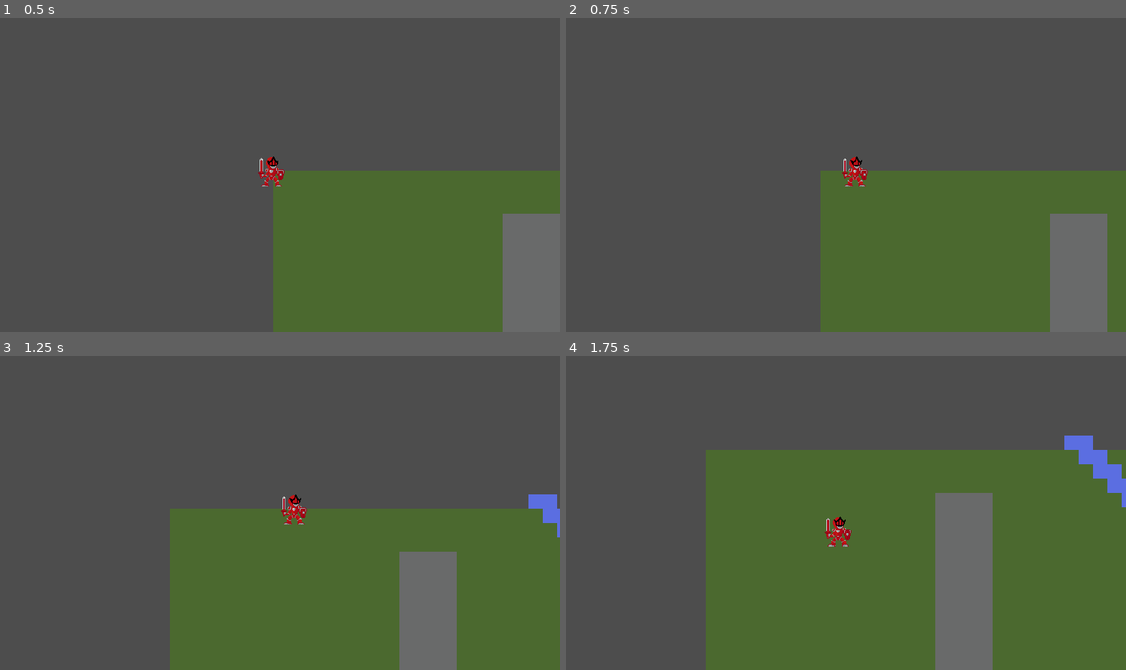
Above: before the commit, frames 1-4 (two rows, left to right).
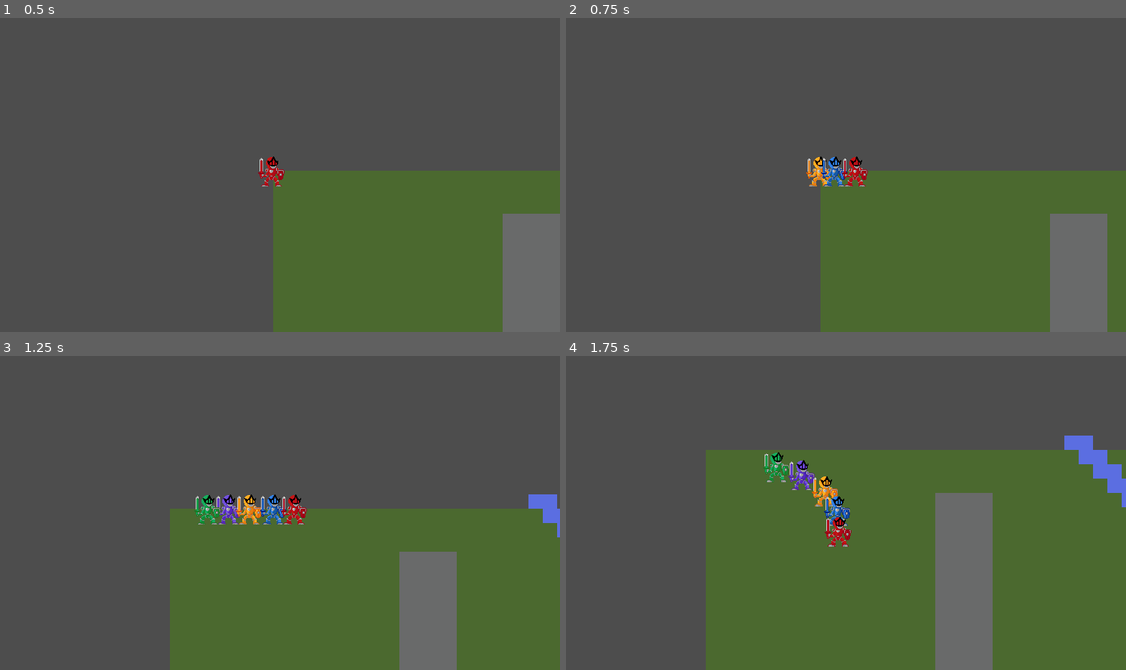
Above: after the commit, the same moments.

Repository: Forgotten-Link/starfall
Game: Godot game, scene res://scenes/main.tscn
Two runs of this game, one before a commit and one after it. Both use one fixed random seed, a clock stepped at 60 frames per second and the inputs below.
Inputs:
- Up to frame 1 (0.5 s): no input
- Up to frame 2 (0.75 s): tap Enter at 0.5 s; hold D (move_right) from 0.53 s (still down)
- Up to frame 3 (1.25 s): keep holding D (move_right)
- Up to frame 4 (1.75 s): release D (move_right) at 1.28 s; hold S (move_down) from 1.28 s (still down)

Frame 1 is identical in both runs. In frame 2, 0.4% of the frame differs, in the area x 42-51%, y 44-54%; in frame 3, 0.9%; in frame 4, 1.0%, in the area x 35-51%, y 30-55%.

Commit message:
world movement

Diff:
--- a/scenes/blue.tscn
+++ b/scenes/blue.tscn
@@ -1,7 +1,7 @@
 [gd_scene load_steps=5 format=3 uid="uid://dm1atun3cxa8c"]
 
 [ext_resource type="Texture2D" uid="uid://8kmrle66akdl" path="res://art/characters/RgbRangerSheet.png" id="1_ak45y"]
-[ext_resource type="Script" path="res://scripts/blue.gd" id="1_wkh0i"]
+[ext_resource type="Script" path="res://scripts/follower.gd" id="1_n7omp"]
 
 [sub_resource type="AtlasTexture" id="AtlasTexture_ois65"]
 atlas = ExtResource("1_ak45y")
@@ -19,9 +19,9 @@
 }]
 
 [node name="blue" type="Area2D"]
-script = ExtResource("1_wkh0i")
+script = ExtResource("1_n7omp")
 metadata/_edit_group_ = true
 
 [node name="AnimatedSprite2D" type="AnimatedSprite2D" parent="."]
-scale = Vector2(1.75, 1.75)
+scale = Vector2(1.5, 1.5)
 sprite_frames = SubResource("SpriteFrames_lgit5")
--- /dev/null
+++ b/scenes/green.tscn
@@ -0,0 +1,26 @@
+[gd_scene load_steps=5 format=3 uid="uid://c7cu10sgk24b3"]
+
+[ext_resource type="Script" path="res://scripts/follower.gd" id="1_e3que"]
+[ext_resource type="Texture2D" uid="uid://8kmrle66akdl" path="res://art/characters/RgbRangerSheet.png" id="2_rwdl6"]
+
+[sub_resource type="AtlasTexture" id="AtlasTexture_7v7vr"]
+atlas = ExtResource("2_rwdl6")
+region = Rect2(144, 0, 44, 48)
+
+[sub_resource type="SpriteFrames" id="SpriteFrames_0rlg2"]
+animations = [{
+"frames": [{
+"duration": 1.0,
+"texture": SubResource("AtlasTexture_7v7vr")
+}],
+"loop": true,
+"name": &"default",
+"speed": 5.0
+}]
+
+[node name="green" type="Area2D"]
+script = ExtResource("1_e3que")
+
+[node name="AnimatedSprite2D" type="AnimatedSprite2D" parent="."]
+scale = Vector2(1.5, 1.5)
+sprite_frames = SubResource("SpriteFrames_0rlg2")
--- a/scenes/main.tscn
+++ b/scenes/main.tscn
@@ -1,11 +1,51 @@
-[gd_scene load_steps=3 format=3 uid="uid://cljyw88uqyu2"]
+[gd_scene load_steps=8 format=3 uid="uid://cljyw88uqyu2"]
 
 [ext_resource type="PackedScene" uid="uid://bxisxyox167ch" path="res://scenes/red.tscn" id="1_258na"]
 [ext_resource type="PackedScene" uid="uid://cugskubsmhaqk" path="res://scenes/Town.tscn" id="2_bml06"]
+[ext_resource type="PackedScene" uid="uid://dm7noitp0ccrf" path="res://scenes/yellow.tscn" id="3_d2f0p"]
+[ext_resource type="PackedScene" uid="uid://dm1atun3cxa8c" path="res://scenes/blue.tscn" id="3_u78hk"]
+[ext_resource type="PackedScene" uid="uid://36w0rc2wrijx" path="res://scenes/purple.tscn" id="4_067sl"]
+[ext_resource type="PackedScene" uid="uid://c7cu10sgk24b3" path="res://scenes/green.tscn" id="5_qrs6q"]
+[ext_resource type="AudioStream" uid="uid://8bhm5cfu22t5" path="res://music/retro forest.mp3" id="7_tlsmo"]
 
 [node name="Main" type="Node"]
 
 [node name="Red" parent="." instance=ExtResource("1_258na")]
+z_index = 5
+
+[node name="blue" parent="." node_paths=PackedStringArray("target") instance=ExtResource("3_u78hk")]
+z_index = 4
+speed = 400
+target = NodePath("../Red")
+min_distance = 5
+timer = 1.25
+
+[node name="yellow" parent="." node_paths=PackedStringArray("target") instance=ExtResource("3_d2f0p")]
+z_index = 3
+speed = 400
+target = NodePath("../Red")
+default_min_distance = 100
+min_distance = 5
+timer = 1.25
+
+[node name="purple" parent="." node_paths=PackedStringArray("target") instance=ExtResource("4_067sl")]
+speed = 400
+target = NodePath("../Red")
+default_min_distance = 150
+min_distance = 5
+timer = 1.0
+
+[node name="green" parent="." node_paths=PackedStringArray("target") instance=ExtResource("5_qrs6q")]
+speed = 400
+target = NodePath("../Red")
+default_min_distance = 200
+min_distance = 5
+timer = 1.0
 
 [node name="Town" parent="." instance=ExtResource("2_bml06")]
 layer_0/z_index = -1
+
+[node name="AudioStreamPlayer" type="AudioStreamPlayer" parent="."]
+stream = ExtResource("7_tlsmo")
+volume_db = -25.0
+autoplay = true
--- /dev/null
+++ b/scenes/purple.tscn
@@ -0,0 +1,26 @@
+[gd_scene load_steps=5 format=3 uid="uid://36w0rc2wrijx"]
+
+[ext_resource type="Script" path="res://scripts/follower.gd" id="1_2eajh"]
+[ext_resource type="Texture2D" uid="uid://8kmrle66akdl" path="res://art/characters/RgbRangerSheet.png" id="2_gs6b0"]
+
+[sub_resource type="AtlasTexture" id="AtlasTexture_htfm2"]
+atlas = ExtResource("2_gs6b0")
+region = Rect2(192, 0, 44, 48)
+
+[sub_resource type="SpriteFrames" id="SpriteFrames_0rlg2"]
+animations = [{
+"frames": [{
+"duration": 1.0,
+"texture": SubResource("AtlasTexture_htfm2")
+}],
+"loop": true,
+"name": &"default",
+"speed": 5.0
+}]
+
+[node name="purple" type="Area2D"]
+script = ExtResource("1_2eajh")
+
+[node name="AnimatedSprite2D" type="AnimatedSprite2D" parent="."]
+scale = Vector2(1.5, 1.5)
+sprite_frames = SubResource("SpriteFrames_0rlg2")
--- /dev/null
+++ b/scenes/yellow.tscn
@@ -0,0 +1,27 @@
+[gd_scene load_steps=5 format=3 uid="uid://dm7noitp0ccrf"]
+
+[ext_resource type="Script" path="res://scripts/follower.gd" id="1_nr35g"]
+[ext_resource type="Texture2D" uid="uid://8kmrle66akdl" path="res://art/characters/RgbRangerSheet.png" id="1_oecak"]
+
+[sub_resource type="AtlasTexture" id="AtlasTexture_mbiw1"]
+atlas = ExtResource("1_oecak")
+region = Rect2(96, 0, 44, 48)
+
+[sub_resource type="SpriteFrames" id="SpriteFrames_0rlg2"]
+animations = [{
+"frames": [{
+"duration": 1.0,
+"texture": SubResource("AtlasTexture_mbiw1")
+}],
+"loop": true,
+"name": &"default",
+"speed": 5.0
+}]
+
+[node name="yellow" type="Area2D"]
+script = ExtResource("1_nr35g")
+metadata/_edit_group_ = true
+
+[node name="AnimatedSprite2D" type="AnimatedSprite2D" parent="."]
+scale = Vector2(1.5, 1.5)
+sprite_frames = SubResource("SpriteFrames_0rlg2")
--- a/scripts/Red.gd
+++ b/scripts/Red.gd
@@ -3,7 +3,9 @@
 signal hit
 
 @export var speed = 400 # How fast the player will move (pixels/sec).
-#var screen_size # Size of the game window.
+
+var previous_position: Vector2
+var time_standing_still = 0.0
 
 
 func _process(delta):
@@ -33,3 +35,9 @@
 		$AnimatedSprite2D.flip_h = velocity.x < 0
 	elif velocity.y != 0:
 		$AnimatedSprite2D.animation = "walk"
+
+	if global_position == previous_position:
+		time_standing_still += delta
+	else:
+		time_standing_still = 0.0
+	previous_position = global_position
--- a/scripts/blue.gd
+++ /dev/null
@@ -1,15 +0,0 @@
-extends Area2D
-
-
-extends KinematicBody2D  # or RigidBody2D, depending on your setup
-
-var speed = 100  # adjust based on your needs
-var target: Node  # the main character you want to follow
-var min_distance = 50  # minimum distance to maintain from the target
-
-func _physics_process(delta):
-	if target:
-		var direction = target.global_position - global_position
-		if direction.length() > min_distance:
-			direction = direction.normalized()
-			move_and_slide(direction * speed)
--- /dev/null
+++ b/scripts/follower.gd
@@ -0,0 +1,25 @@
+extends Area2D
+
+@export var speed = 100  # adjust based on your needs
+@export var target: Node2D  # the main character you want to follow
+@export var default_min_distance = 50
+@export var min_distance = default_min_distance
+@export var timer = 4.0
+
+func _process(delta):
+	if target:
+		# Adjust min_distance if main character has been still for 4 seconds
+		if target.time_standing_still >= timer:
+			min_distance = 0
+		else:
+			min_distance = default_min_distance
+
+		var direction = target.global_position - global_position
+		if direction.length() > min_distance:
+			direction = direction.normalized()
+			global_position += direction * speed * delta
+	# Check the x direction and flip sprite accordingly
+			if direction.x > 0:  # Moving to the right
+				$AnimatedSprite2D.flip_h = false
+			elif direction.x < 0:  # Moving to the left
+				$AnimatedSprite2D.flip_h = true
Not shown, changed: music/retro forest.mp3.import
